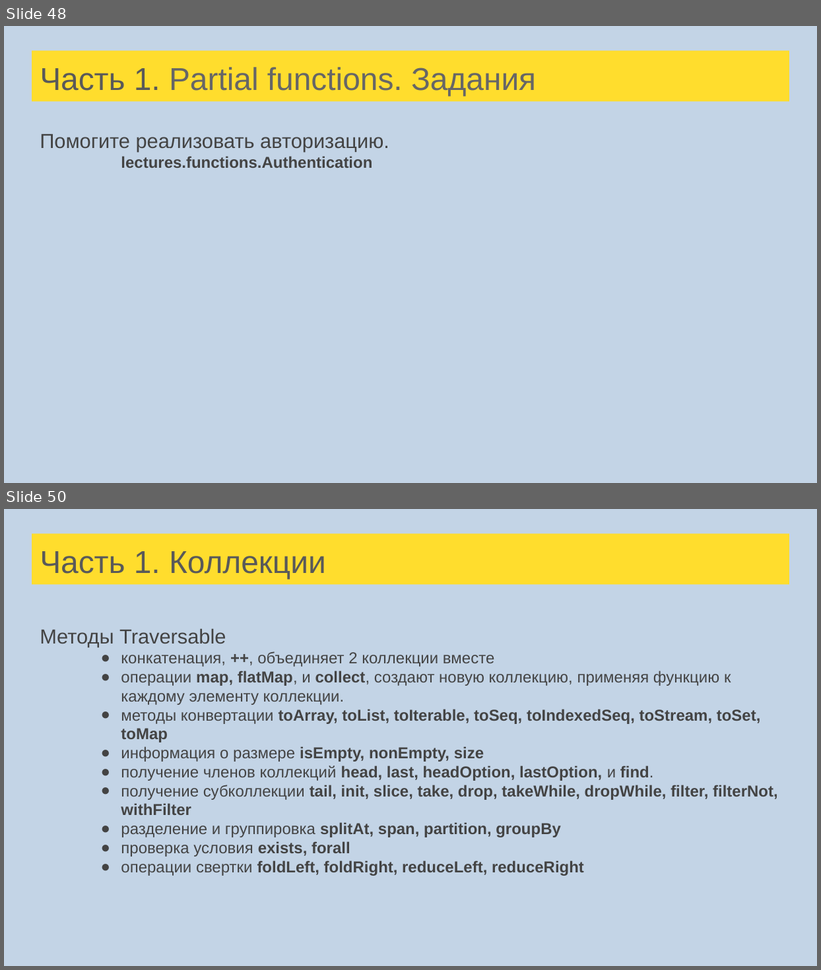
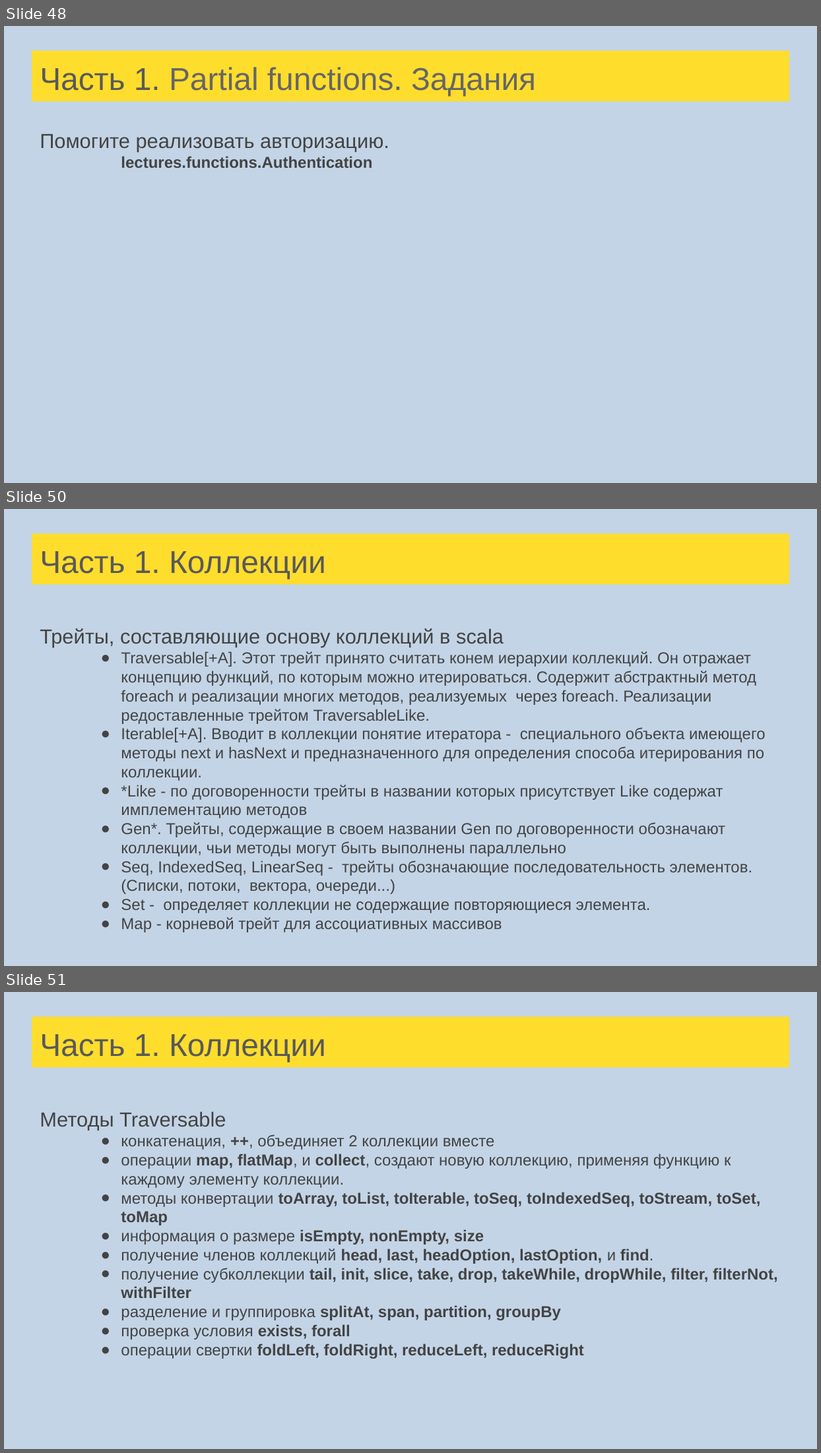
Before and after one commit to cybernetic10/Scala, a slide deck: src/main/resources/Лекции Scala для FinTech.pptx. Shown one above the other, each under a label of ours: slides 48 and 50 before the commit, slides 48, 50 and 51 after it; the slides between them are not shown. The pictures are 821x970 and 821x1453 pixels, drawn with LibreOffice and Linux fonts; fonts in the diff are those of the drawing. Boxes give left, top, right and bottom in pixels: in the first picture for what was removed or moved away, otherwise in the second. Text is boxed around its words. In the diff, an @@ line names an element or a change of style, - is before the commit and + after.

```diff
--- a/src/main/resources/Лекции Scala для FinTech.pptx
+++ b/src/main/resources/Лекции Scala для FinTech.pptx
@@ slide 50 added at bbox=[4, 509, 817, 966], background #C3D4E6 @@
@@ title added at bbox=[32, 533, 789, 585], fill #FFDD2D, 28 pt, text #595959 @@
+Часть 1. Коллекции
@@ text added at bbox=[40, 628, 766, 933], 14 pt, text #434343 @@
+Трейты, составляющие основу коллекций в scala
+● Traversable[+A]. Этот трейт принято считать конем иерархии коллекций. Он отражает концепцию функций, по которым можно итерироваться. Содержит абстрактный метод foreach и реализации многих методов, реализуемых через foreach. Реализации редоставленные трейтом TraversableLike.
+● Iterable[+A]. Вводит в коллекции понятие итератора - специального объекта имеющего методы next и hasNext и предназначенного для определения способа итерирования по коллекции.
+● *Like - по договоренности трейты в названии которых присутствует Like содержат имплементацию методов
+● Gen*. Трейты, содержащие в своем названии Gen по договоренности обозначают коллекции, чьи методы могут быть выполнены параллельно
+● Seq, IndexedSeq, LinearSeq - трейты обозначающие последовательность элементов. (Списки, потоки, вектора, очереди...)
+● Set - определяет коллекции не содержащие повторяющиеся элемента.
+● Map - корневой трейт для ассоциативных массивов
@@ what was slide 50 is now slide 51 @@
```
Also in this commit, not shown: 5 slides changed, 26 other slides added, 1 slide removed, 31 other files.
